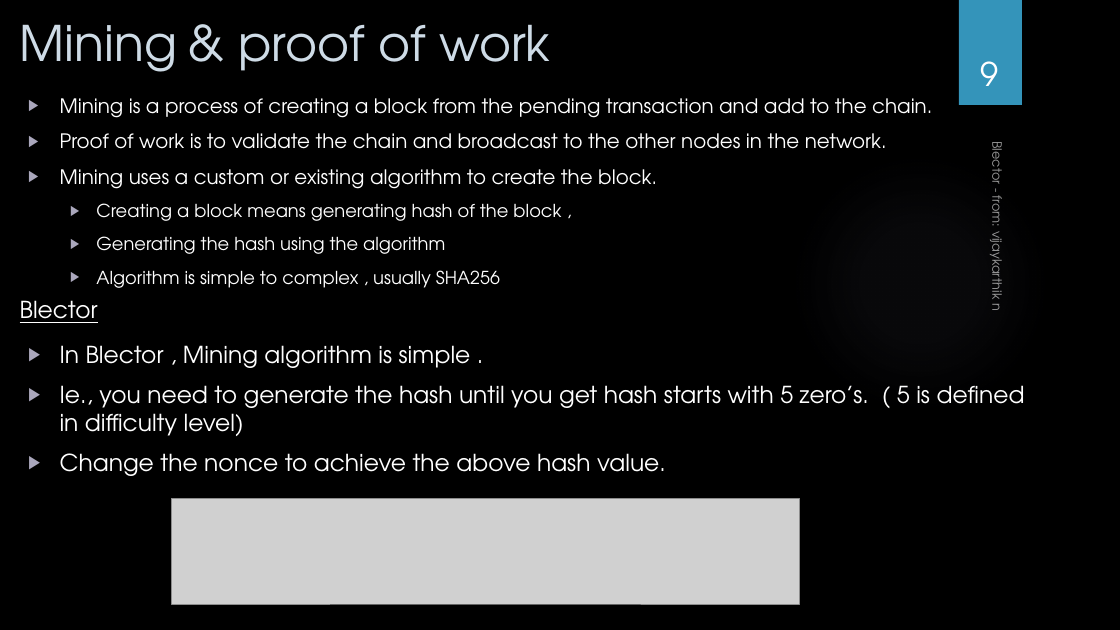
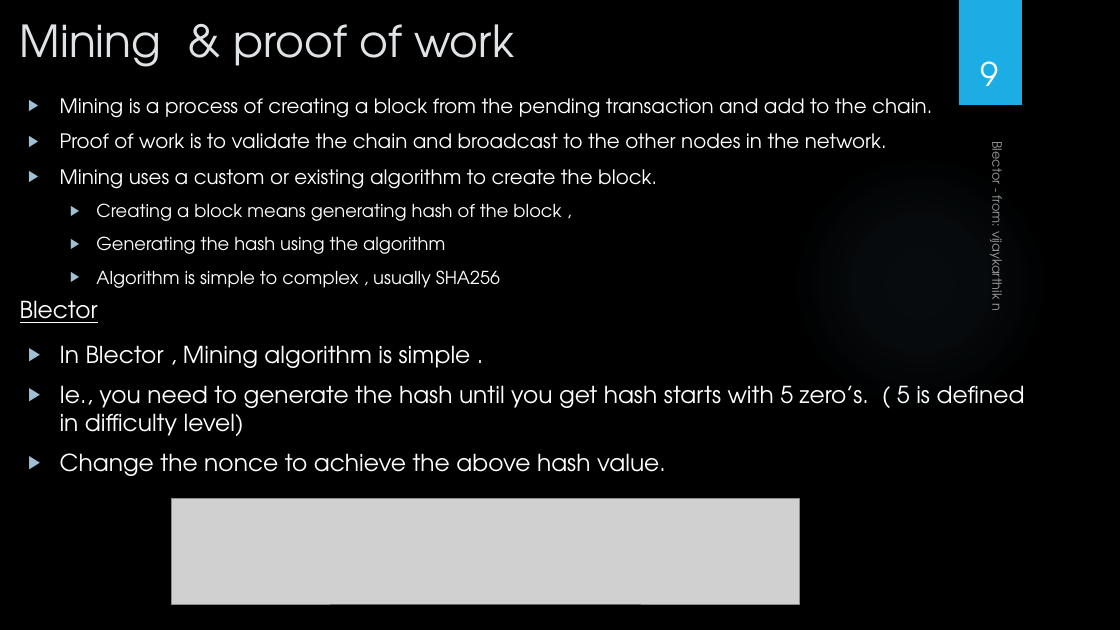
Before and after one commit to karthigowtham/block-chain-electronic-voting-reference-implementation-using-javascript, a slide deck: slide 9 of Blector.pptx. Drawn at 1120x630 pixels with LibreOffice and Linux fonts; fonts in the diff are those of the drawing; grey boxes stand for pictures; background and template pictures are left out. Boxes give left, top, right and bottom in pixels: in the first picture for what was removed or moved away, otherwise in the second. Text is boxed around its words. In the diff, an @@ line names an element or a change of style, - is before the commit and + after.

```diff
--- a/Blector.pptx
+++ b/Blector.pptx
@@ title "Mining & proof of work" at (20,24,514,67): size 42 to 37.8 pt, text colour #CEDBE6 to #DFE3E5 @@
@@ rectangle at (959,0,1022,105): fill #3494BA to #1CADE4 @@
@@ text "Mining is a process of ..." at (60,98,932,288): bullet colour #AAA7BC to #A0C1D5 @@
@@ text "In Blector , Mining algorithm ..." at (60,345,1025,476): bullet colour #AAA7BC to #A0C1D5 @@
```
Also in this commit, not shown: 12 other slides changed.
